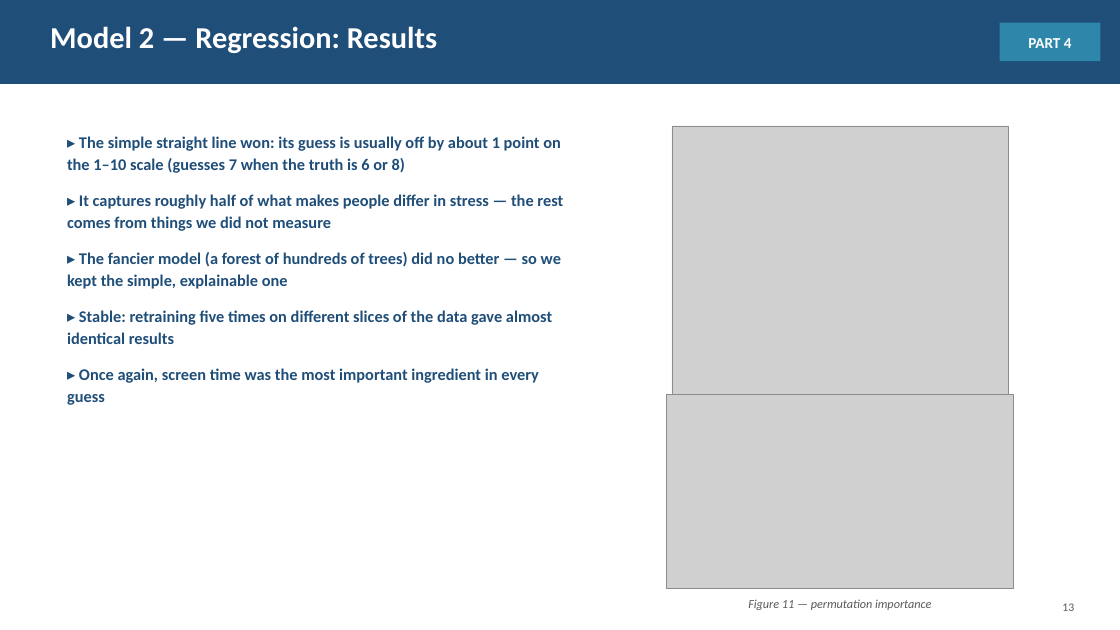
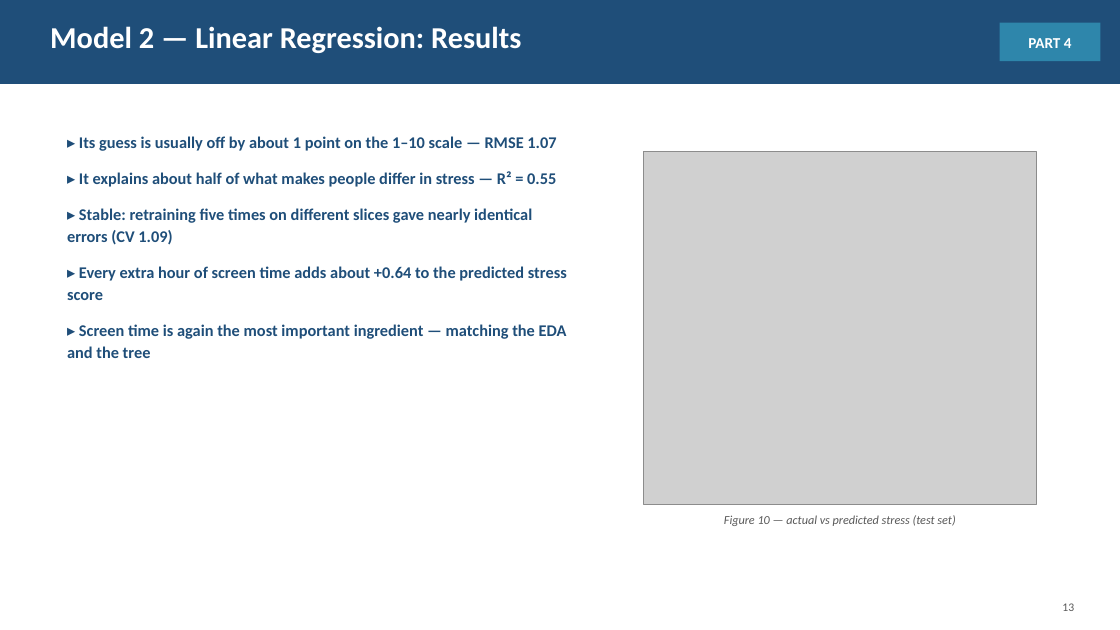
Before and after one commit to jaismine19/social-media-stress-analysis, a slide deck: slide 13 of presentation/Social_Media_Stress_Presentation.pptx. Drawn at 1120x630 pixels with LibreOffice and Linux fonts; fonts in the diff are those of the drawing; grey boxes stand for pictures. Boxes give left, top, right and bottom in pixels: in the first picture for what was removed or moved away, otherwise in the second. Text is boxed around its words. In the diff, an @@ line names an element or a change of style, - is before the commit and + after.

Commit message:
Update presentation to two-model design: single linear regression, remove clustering slide

```diff
--- a/presentation/Social_Media_Stress_Presentation.pptx
+++ b/presentation/Social_Media_Stress_Presentation.pptx
@@ text at (x1=50, y1=26, x2=521, y2=53): text changed @@
-Model 2 — Regression: Results
+Model 2 — Linear Regression: Results
@@ text at (x1=67, y1=136, x2=567, y2=358): text changed @@
-▸ The simple straight line won: its guess is usually off by about 1 point on the 1–10 scale (guesses 7 when the truth is 6 or 8)
-▸ It captures roughly half of what makes people differ in stress — the rest comes from things we did not measure
-▸ The fancier model (a forest of hundreds of trees) did no better — so we kept the simple, explainable one
-▸ Stable: retraining five times on different slices of the data gave almost identical results
-▸ Once again, screen time was the most important ingredient in every guess
+▸ Its guess is usually off by about 1 point on the 1–10 scale — RMSE 1.07
+▸ It explains about half of what makes people differ in stress — R² = 0.55
+▸ Stable: retraining five times on different slices gave nearly identical errors (CV 1.09)
+▸ Every extra hour of screen time adds about +0.64 to the predicted stress score
+▸ Screen time is again the most important ingredient — matching the EDA and the tree
@@ picture resized from (x1=672, y1=126, x2=1008, y2=395) to (x1=644, y1=151, x2=1037, y2=504) @@
@@ picture removed at (x1=666, y1=395, x2=1014, y2=588) @@
@@ text added at (x1=724, y1=515, x2=955, y2=526), 10.5 pt, text #595959, italic @@
+Figure 10 — actual vs predicted stress (test set)
@@ text removed at (x1=748, y1=599, x2=931, y2=610) @@
-Figure 11 — permutation importance
```
Also in this commit, not shown: 9 other slides changed, 1 slide added, 2 slides removed, 2 other files.
